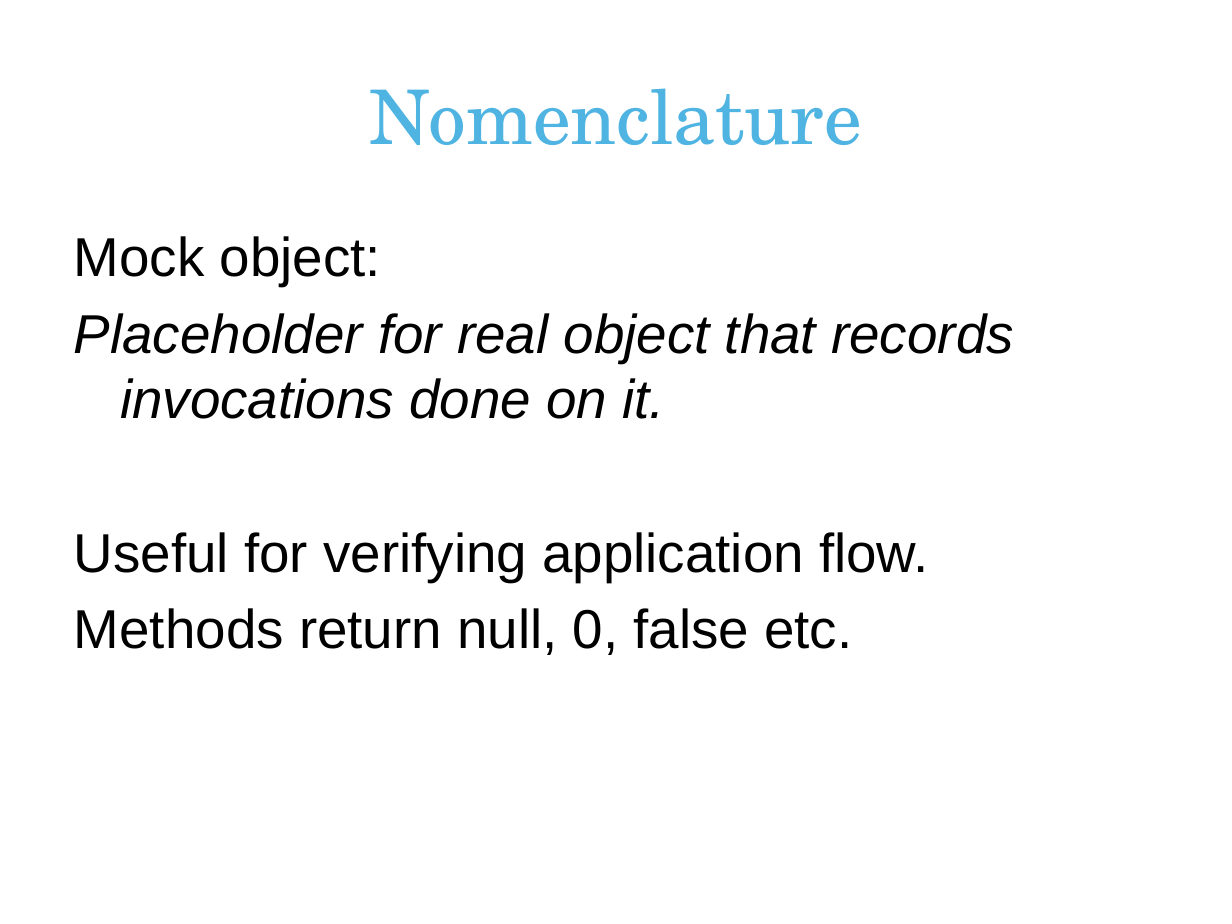
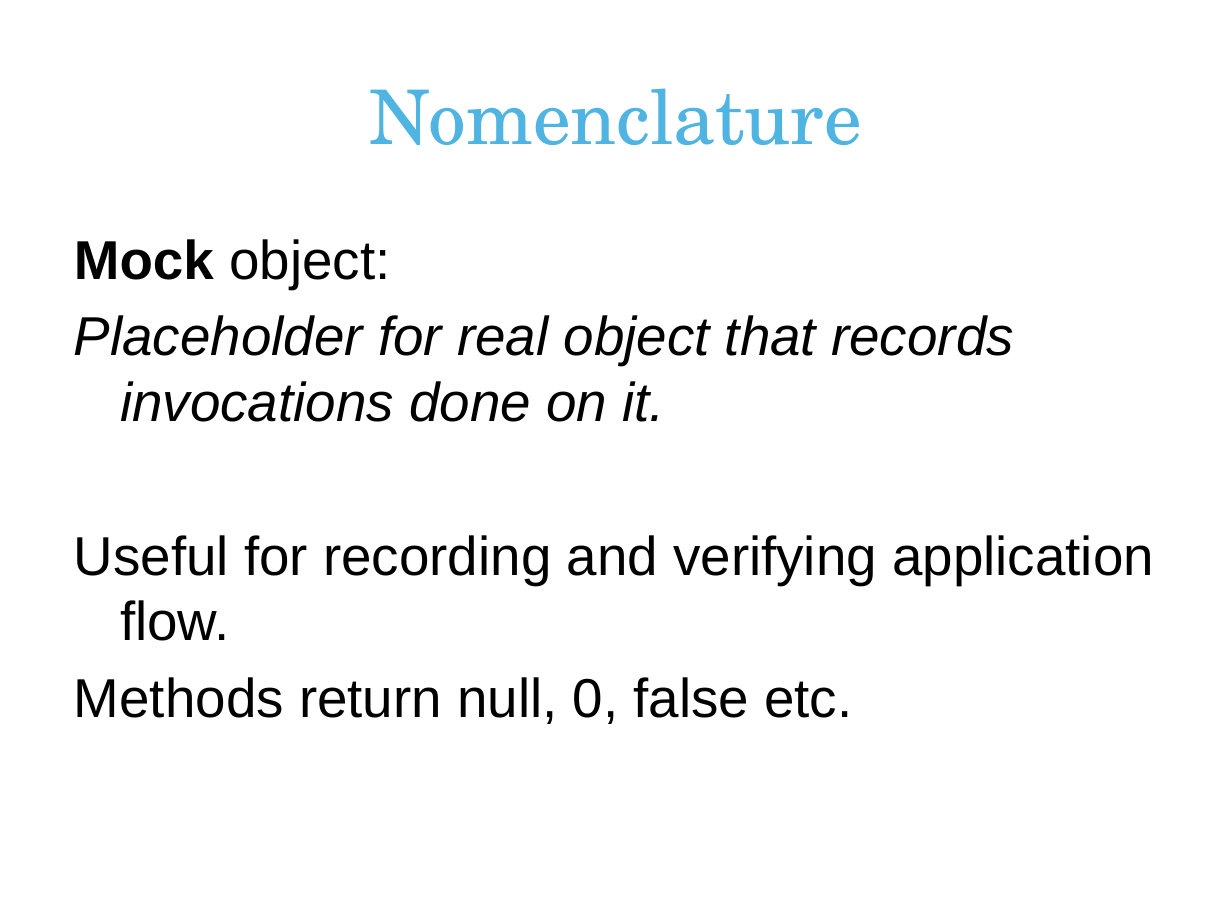
Before and after one commit to erjw/mockito-basic-lab, a slide deck: slide 3 of mockito-presentation.pptx. Drawn at 1232x924 pixels with LibreOffice and Linux fonts; fonts in the diff are those of the drawing; background and template pictures are left out. Boxes give left, top, right and bottom in pixels: in the first picture for what was removed or moved away, otherwise in the second. Text is boxed around its words. In the diff, an @@ line names an element or a change of style, - is before the commit and + after.

```diff
--- a/mockito-presentation.pptx
+++ b/mockito-presentation.pptx
@@ text at (x1=74, y1=239, x2=390, y2=289): bold on in "Mock" @@
@@ text at (x1=74, y1=535, x2=1154, y2=641): text changed @@
-Useful for verifying application flow.
+Useful for recording and verifying application flow.
```
Also in this commit, not shown: 4 other slides changed, 3 slides added.
